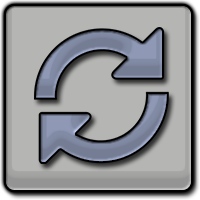
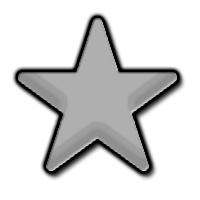
Before/after of a 200x200 layered artwork. What changed in the layer stack:
showed "1411803815_118-256", blend screen → normal, painted on it over (x1=12, y1=12, x2=186, y2=181)
hid "refresh" over (x1=34, y1=27, x2=169, y2=164)
hid "Shape 1" over (x1=4, y1=4, x2=193, y2=192)
